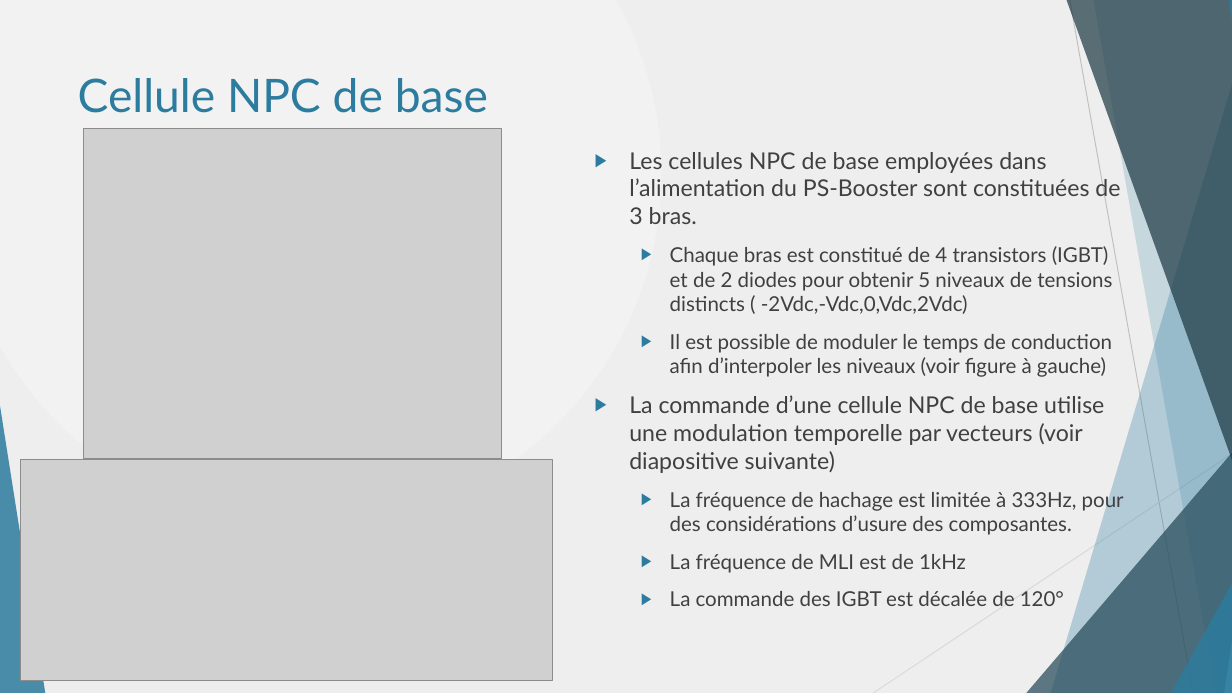
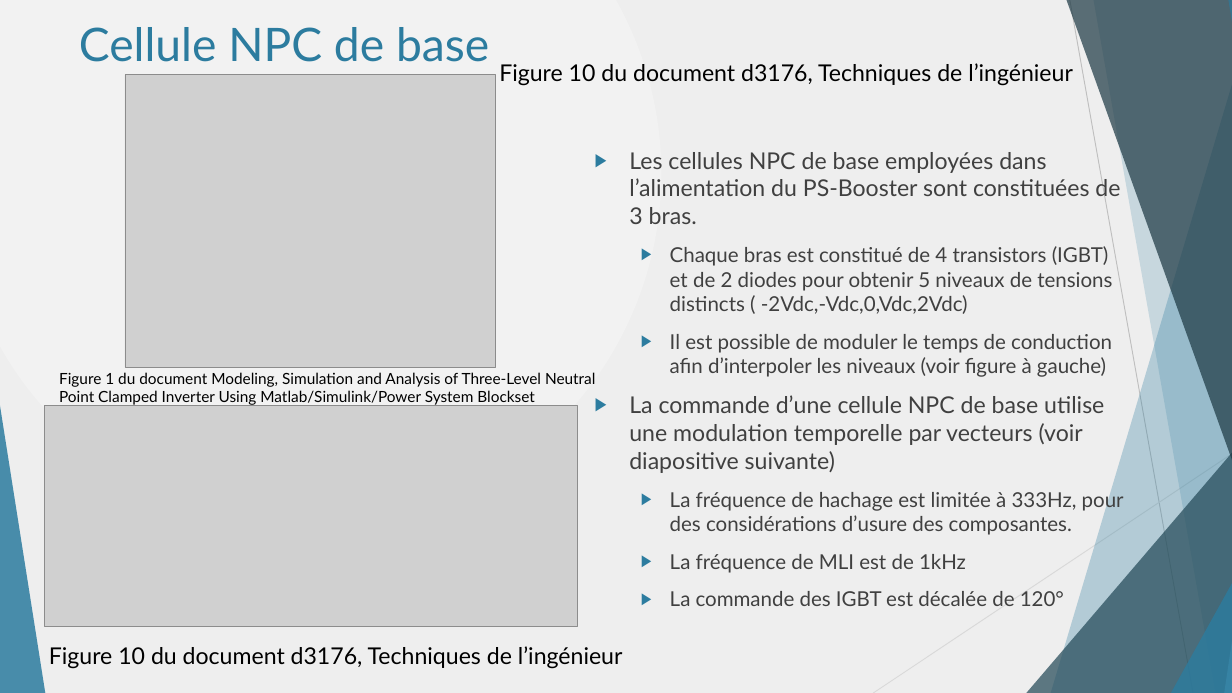
Before and after one commit to danthib76/DesignIV, a slide deck: slide 7 of Remise/Remise 1/Presentation_Remise_1.pptx. Drawn at 1232x693 pixels with LibreOffice and Linux fonts; fonts in the diff are those of the drawing; grey boxes stand for pictures. Boxes give left, top, right and bottom in pixels: in the first picture for what was removed or moved away, otherwise in the second. Text is boxed around its words. In the diff, an @@ line names an element or a change of style, - is before the commit and + after.

```diff
--- a/Remise/Remise 1/Presentation_Remise_1.pptx
+++ b/Remise/Remise 1/Presentation_Remise_1.pptx
@@ title "Cellule NPC de base": place and size @@
-title "Cellule NPC de base" at (78,78,488,113)
+title "Cellule NPC de base" at (79,27,489,62)
@@ picture: place and size @@
-picture at (84,128,502,458)
+picture at (125,75,495,368)
@@ text added at (499,63,1073,86), 18 pt, text #000000 @@
+Figure 10 du document d3176, Techniques de l’ingénieur
@@ text added at (59,372,595,406), 12 pt, text #000000 @@
+Figure 1 du document Modeling, Simulation and Analysis of Three-Level Neutral Point Clamped Inverter Using Matlab/Simulink/Power System Blockset
@@ picture: place and size @@
-picture at (20,459,553,680)
+picture at (44,406,577,627)
@@ text added at (49,646,623,669), 18 pt, text #000000 @@
+Figure 10 du document d3176, Techniques de l’ingénieur
```
Also in this commit, not shown: 11 other slides changed.
